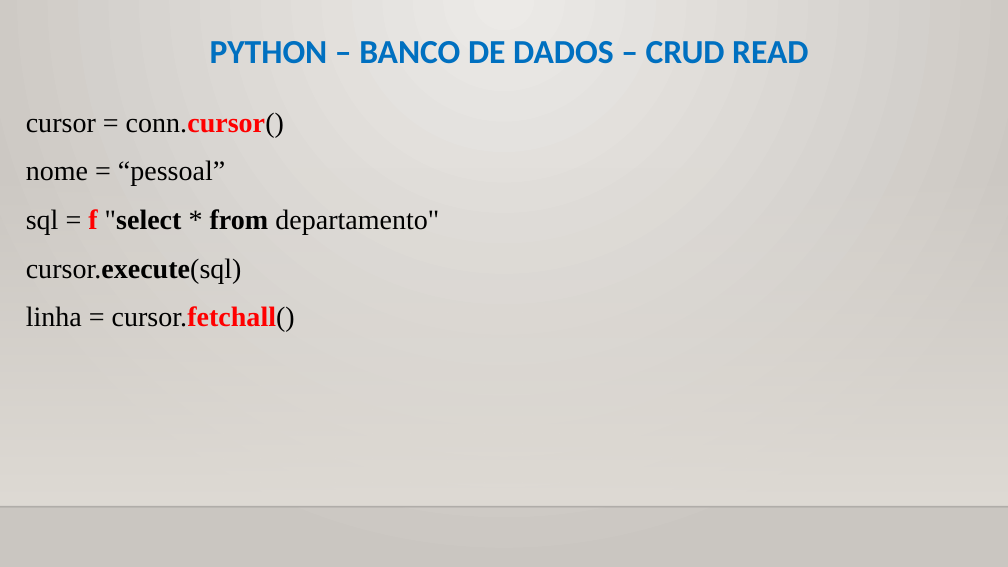
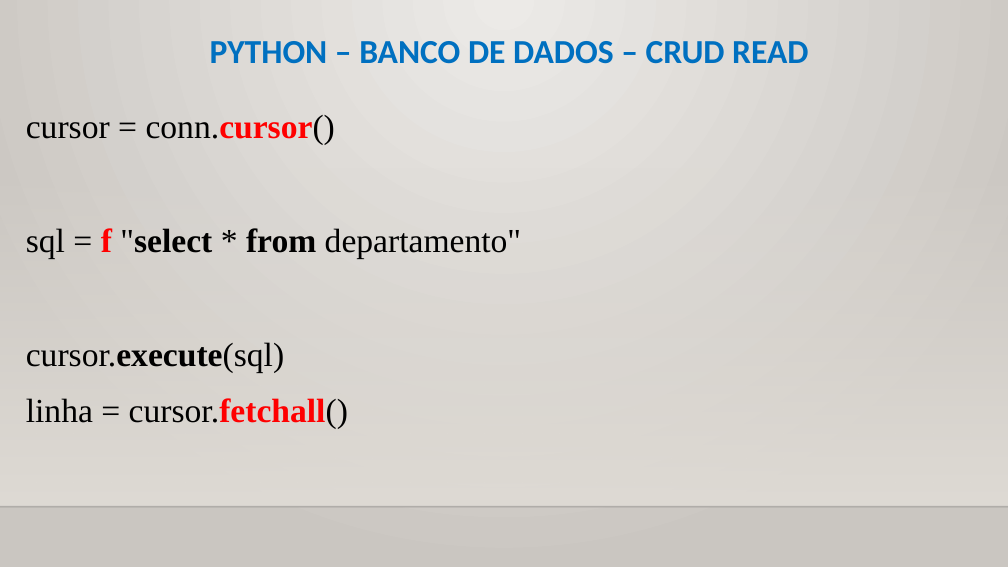
Before and after one commit to CloudEducationBrazil/WydenPythonParadigmas, a slide deck: slide 7 of 01 Classes/Aula 12, 13 Programação Python - Banco de Dados.pptx (slide 6 before the commit). Drawn at 1008x567 pixels with LibreOffice and Linux fonts; fonts in the diff are those of the drawing; background and template pictures are left out. Boxes give left, top, right and bottom in pixels: in the first picture for what was removed or moved away, otherwise in the second. Text is boxed around its words. In the diff, an @@ line names an element or a change of style, - is before the commit and + after.

Commit message:
PPTs Python 28Maio2022

```diff
--- a/01 Classes/Aula 12, 13 Programação Python - Banco de Dados.pptx
+++ b/01 Classes/Aula 12, 13 Programação Python - Banco de Dados.pptx
@@ text "cursor = conn.cursor()" at bbox=[26, 115, 521, 429]: size 20 to 24 pt @@
@@ text at bbox=[26, 160, 225, 186]: paragraph removed @@
-nome = “pessoal”
```
Also in this commit, not shown: 4 other slides changed, 1 slide added.
